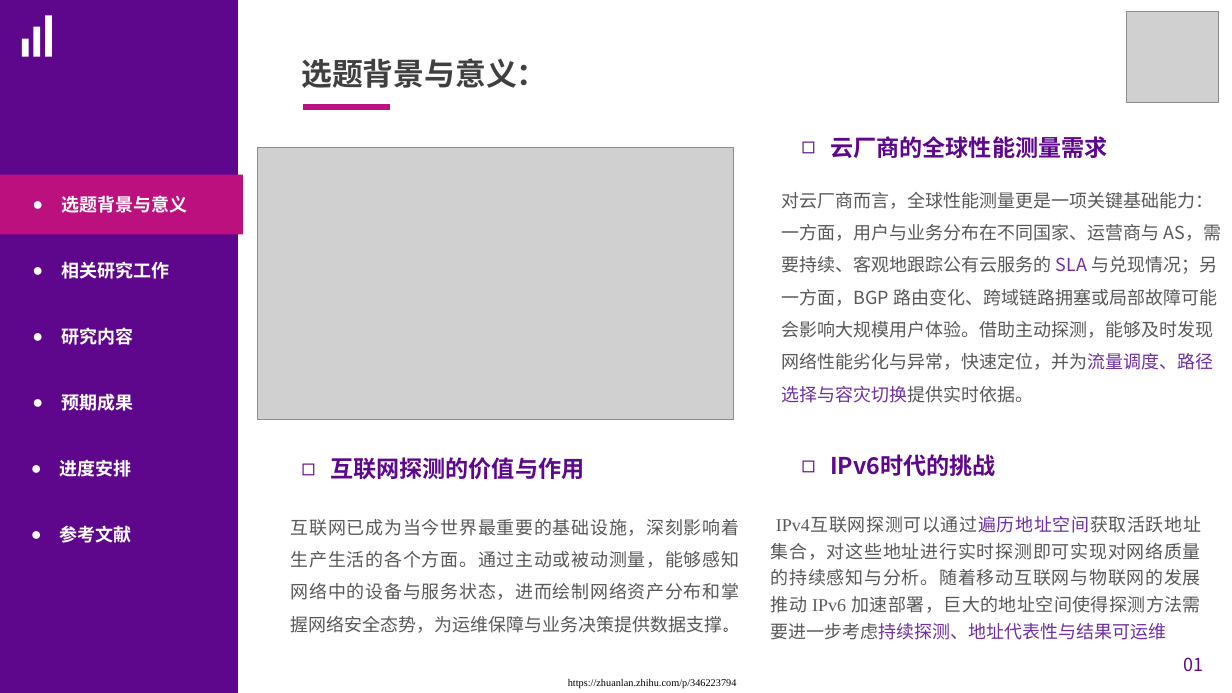
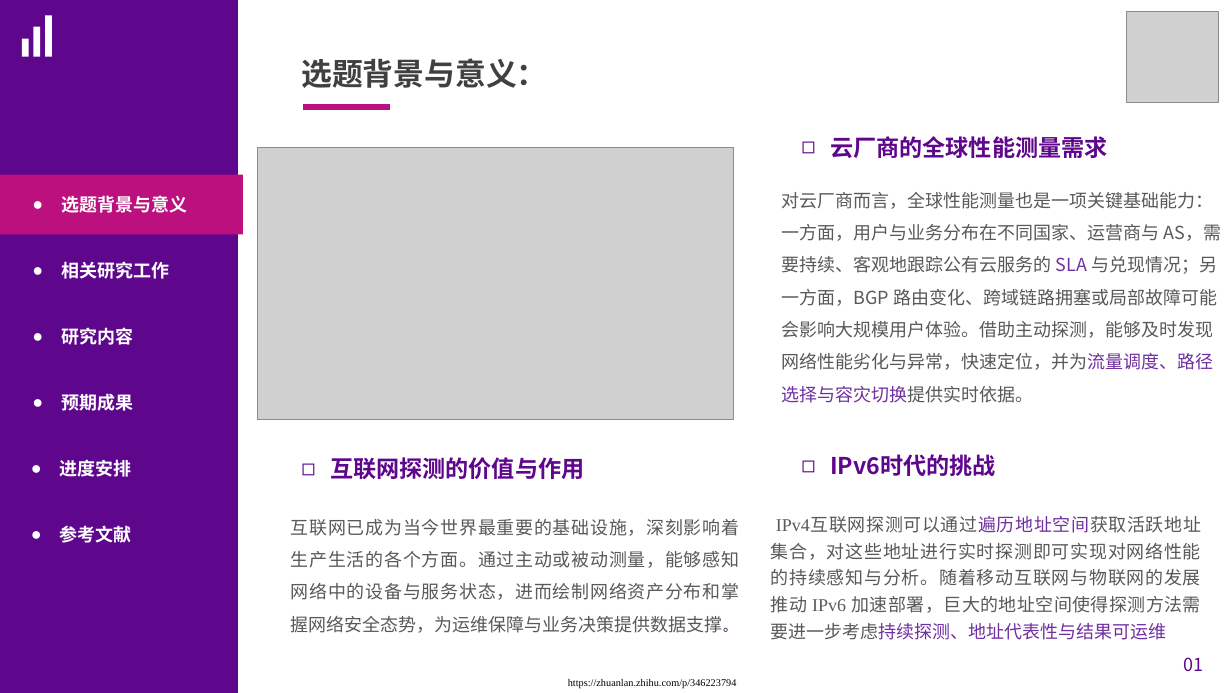
Before and after one commit to kafka-dara/school, a slide deck: slide 3 of 1_硕士开题报告-郑盛东-version3.pptx. Drawn at 1232x693 pixels with LibreOffice and Linux fonts; fonts in the diff are those of the drawing; grey boxes stand for pictures. Boxes give left, top, right and bottom in pixels: in the first picture for what was removed or moved away, otherwise in the second. Text is boxed around its words. In the diff, an @@ line names an element or a change of style, - is before the commit and + after.

```diff
--- a/1_硕士开题报告-郑盛东-version3.pptx
+++ b/1_硕士开题报告-郑盛东-version3.pptx
@@ text at [781, 192, 1222, 370]: text changed @@
-对云厂商而言，全球性能测量更是一项关键基础能力：一方面，用户与业务分布在不同国家、运营商与 AS，需要持续、客观地跟踪公有云服务的 SLA 与兑现情况；另一方面，BGP 路由变化、跨域链路拥塞或局部故障可能会影响大规模用户体验。借助主动探测，能够及时发现网络性能劣化与异常，快速定位，并为流量调度、路径选择与容灾切换提供实时依据。
+对云厂商而言，全球性能测量也是一项关键基础能力：一方面，用户与业务分布在不同国家、运营商与 AS，需要持续、客观地跟踪公有云服务的 SLA 与兑现情况；另一方面，BGP 路由变化、跨域链路拥塞或局部故障可能会影响大规模用户体验。借助主动探测，能够及时发现网络性能劣化与异常，快速定位，并为流量调度、路径选择与容灾切换提供实时依据。
@@ text at [771, 543, 1201, 640]: text changed @@
-IPv4互联网探测可以通过遍历地址空间获取活跃地址集合，对这些地址进行实时探测即可实现对网络质量的持续感知与分析。随着移动互联网与物联网的发展推动 IPv6 加速部署，巨大的地址空间使得探测方法需要进一步考虑持续探测、地址代表性与结果可运维
+IPv4互联网探测可以通过遍历地址空间获取活跃地址集合，对这些地址进行实时探测即可实现对网络性能的持续感知与分析。随着移动互联网与物联网的发展推动 IPv6 加速部署，巨大的地址空间使得探测方法需要进一步考虑持续探测、地址代表性与结果可运维
```
Also in this commit, not shown: 3 other slides changed, 2 other files.
